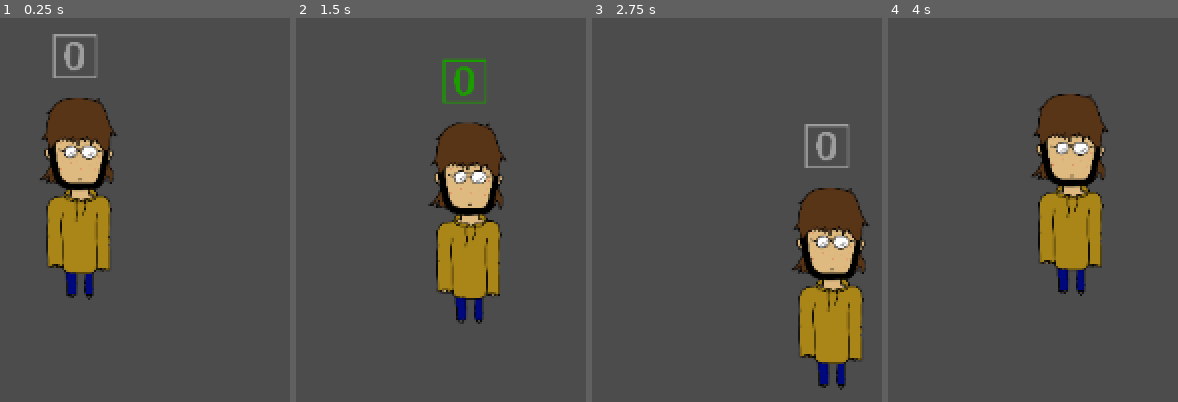
Above: before the commit, frames 1-4 (left to right).
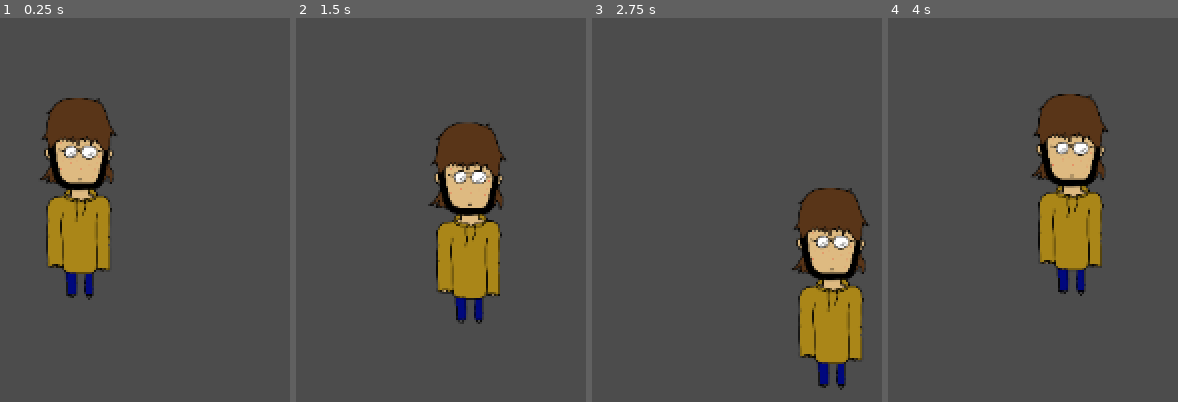
Above: after the commit, the same moments.

Repository: CeylenGames/5thAlakajam
Game: Godot game, scene res://World.tscn
Two runs of this game, one before a commit and one after it. Both use one fixed random seed, a clock stepped at 60 frames per second and the inputs below.
Inputs:
- Up to frame 1 (0.25 s): no input
- Up to frame 2 (1.5 s): tap Enter at 0.5 s; hold Right (ui_right) 0.53-1.28 s; tap Space (ui_select) at 0.6, 0.77, 1.07 s; hold Down (ui_down) from 1.28 s (still down); tap Keypad 0 (combo_0) at 1.35 s
- Up to frame 3 (2.75 s): tap Space (ui_select) at 1.52, 1.55, 1.82, 2.3 s; release Down (ui_down) at 2.03 s; hold Right (ui_right) from 2.03 s (still down); tap Keypad 1 (combo_1) at 2.1 s
- Up to frame 4 (4 s): release Right (ui_right) at 2.78 s; hold Up (ui_up) 2.78-3.53 s; tap Space (ui_select) at 2.85, 3.02, 3.32, 3.77, 3.8 s; hold Left (ui_left) from 3.53 s (still down); tap Keypad 0 (combo_0) at 3.6 s

The runs differ from the first frame. In frame 1, 0.6% of the frame differs, in the area x 17-34%, y 4-16%; in frame 2, 0.7%, in the area x 50-66%, y 10-23%; in frame 3, 0.6%; in frame 4, nothing differs.
Error after the commit: Invalid call. Nonexistent function 'instance' in base 'Nil'. (res://Scripts/Player.gd:37)

Commit message:
combo spawner

Diff:
--- a/Prefabs/Combo.tscn
+++ b/Prefabs/Combo.tscn
@@ -7,9 +7,9 @@
 [node name="Combo" type="Node2D"]
 
 script = ExtResource( 1 )
+_sections_unfolded = [ "Transform" ]
 Button0 = ExtResource( 2 )
 Button1 = ExtResource( 3 )
-combo = PoolIntArray( 0, 1, 0 )
 Green = Color( 0.171875, 1, 0, 1 )
 Red = Color( 1, 0, 0, 1 )
 White = Color( 1, 1, 1, 1 )
@@ -42,10 +42,8 @@
 anchor_top = 0.0
 anchor_right = 0.0
 anchor_bottom = 0.0
-margin_left = -20.0
-margin_top = -131.0
-margin_right = 334.0
-margin_bottom = 223.0
+margin_right = 354.0
+margin_bottom = 354.0
 rect_scale = Vector2( 0.1, 0.1 )
 rect_pivot_offset = Vector2( 0, 0 )
 rect_clip_content = false
--- /dev/null
+++ b/Prefabs/Combo_Indic.tscn
@@ -0,0 +1,40 @@
+[gd_scene format=2]
+
+[node name="Combo_Indic" type="Node2D"]
+
+[node name="Timer" type="Timer" parent="." index="0"]
+
+process_mode = 1
+wait_time = 1.0
+one_shot = false
+autostart = false
+
+[node name="Timer2" type="Timer" parent="." index="1"]
+
+process_mode = 1
+wait_time = 1.0
+one_shot = false
+autostart = false
+
+[node name="Timer3" type="Timer" parent="." index="2"]
+
+process_mode = 1
+wait_time = 1.0
+one_shot = false
+autostart = false
+
+[node name="TextureRect" type="TextureRect" parent="." index="3"]
+
+anchor_left = 0.0
+anchor_top = 0.0
+anchor_right = 0.0
+anchor_bottom = 0.0
+margin_right = 40.0
+margin_bottom = 40.0
+rect_pivot_offset = Vector2( 0, 0 )
+rect_clip_content = false
+mouse_filter = 1
+mouse_default_cursor_shape = 0
+size_flags_horizontal = 1
+size_flags_vertical = 1
+stretch_mode = 0
--- a/Prefabs/Player.tscn
+++ b/Prefabs/Player.tscn
@@ -1,28 +1,25 @@
-[gd_scene load_steps=10 format=2]
+[gd_scene load_steps=7 format=2]
 
 [ext_resource path="res://Scripts/Player.gd" type="Script" id=1]
-[ext_resource path="res://images/dos.png" type="Texture" id=2]
-[ext_resource path="res://images/perso.png" type="Texture" id=3]
-[ext_resource path="res://Prefabs/Combo.tscn" type="PackedScene" id=4]
-[ext_resource path="res://Scripts/Combo.gd" type="Script" id=5]
-[ext_resource path="res://images/0.png" type="Texture" id=6]
-[ext_resource path="res://images/1.png" type="Texture" id=7]
+[ext_resource path="res://Prefabs/Combo_Indic.tscn" type="PackedScene" id=2]
+[ext_resource path="res://images/dos.png" type="Texture" id=3]
+[ext_resource path="res://images/perso.png" type="Texture" id=4]
 
-[sub_resource type="SpriteFrames" id=2]
+[sub_resource type="SpriteFrames" id=1]
 
 animations = [ {
-"frames": [ ExtResource( 2 ) ],
+"frames": [ ExtResource( 3 ) ],
 "loop": true,
 "name": "Dos",
 "speed": 1.0
 }, {
-"frames": [ ExtResource( 3 ) ],
+"frames": [ ExtResource( 4 ) ],
 "loop": true,
 "name": "Face",
 "speed": 1.0
 } ]
 
-[sub_resource type="CapsuleShape2D" id=1]
+[sub_resource type="CapsuleShape2D" id=2]
 
 custom_solver_bias = 0.0
 radius = 10.0
@@ -36,11 +33,13 @@
 collision/safe_margin = 0.08
 script = ExtResource( 1 )
 Speed = 100
+Combo_Indic = ExtResource( 2 )
+Combo_Indic_Pos = Vector2( -20, -130 )
 
 [node name="AnimatedSprite" type="AnimatedSprite" parent="." index="0"]
 
 scale = Vector2( 0.2, 0.2 )
-frames = SubResource( 2 )
+frames = SubResource( 1 )
 animation = "Face"
 _sections_unfolded = [ "Transform" ]
 
@@ -48,15 +47,5 @@
 
 position = Vector2( 0.0708442, 0 )
 scale = Vector2( 2.31314, 2.09302 )
-shape = SubResource( 1 )
+shape = SubResource( 2 )
 _sections_unfolded = [ "Transform" ]
-
-[node name="Combo" type="Node2D" parent="." index="2" instance=ExtResource( 4 )]
-
-script = ExtResource( 5 )
-Button0 = ExtResource( 6 )
-Button1 = ExtResource( 7 )
-combo = PoolIntArray( 0, 1, 0 )
-Green = Color( 0.171875, 1, 0, 1 )
-Red = Color( 1, 0, 0, 1 )
-White = Color( 1, 1, 1, 1 )
--- a/Scripts/Combo.gd
+++ b/Scripts/Combo.gd
@@ -3,19 +3,22 @@
 export (Texture) var Button0
 export (Texture) var Button1
 
-export (PoolIntArray) var combo
+var combo = PoolIntArray()
 var index = 0
 var is_combo_finished = false
+var is_ready = false
 
 export (Color) var Green
 export (Color) var Red
 export (Color) var White
 
-func _ready():
+func begin(size):
+	create_Bytes(size)
 	update_ui()
+	is_ready = true
 
 func _process(delta):
-	if not is_combo_finished:
+	if not is_combo_finished and is_ready:
 		get_events()
 
 func get_events():
@@ -59,3 +62,9 @@
 
 func normal_color():
 	$TextureRect.modulate = White
+
+func create_Bytes(size):
+	var i = 0
+	while i < size:
+		combo.append(int(rand_range(0, 1)))
+		i += 1
--- a/Scripts/Player.gd
+++ b/Scripts/Player.gd
@@ -1,9 +1,19 @@
 extends KinematicBody2D
 
+# Movement
 export (float) var Speed = 100
 var velocity = Vector2()
 
+export (PackedScene) var Combo_Indic
+export (Vector2) var Combo_Indic_Pos
+
+func _ready():
+	randomize()
+
 func _process(delta):
+	if Input.is_action_just_pressed("ui_select"):
+		BeginCombo()
+	# Movement
 	velocity = Vector2()
 	get_events(delta)
 	move_and_slide(velocity)
@@ -21,3 +31,10 @@
 	if Input.is_action_pressed("ui_down"):
 		velocity.y += Speed
 		$AnimatedSprite.play("Face")
+
+func BeginCombo():
+	print(Combo_Indic)
+	var combo = Combo_Indic.instance()
+	add_child(combo)
+	combo.position = Combo_Indic_Pos
+	combo.begin(10)
--- a/World.tscn
+++ b/World.tscn
@@ -2,11 +2,14 @@
 
 [ext_resource path="res://Prefabs/Player.tscn" type="PackedScene" id=1]
 
-[node name="World" type="Node" index="0"]
+[node name="World" type="Node"]
 
 [node name="Player" parent="." index="0" instance=ExtResource( 1 )]
 
-[node name="Camera2D" type="Camera2D" parent="Player" index="3"]
+Combo_Indic = null
+Combo_Indic_Pos = null
+
+[node name="Camera2D" type="Camera2D" parent="Player" index="2"]
 
 anchor_mode = 1
 rotating = false
